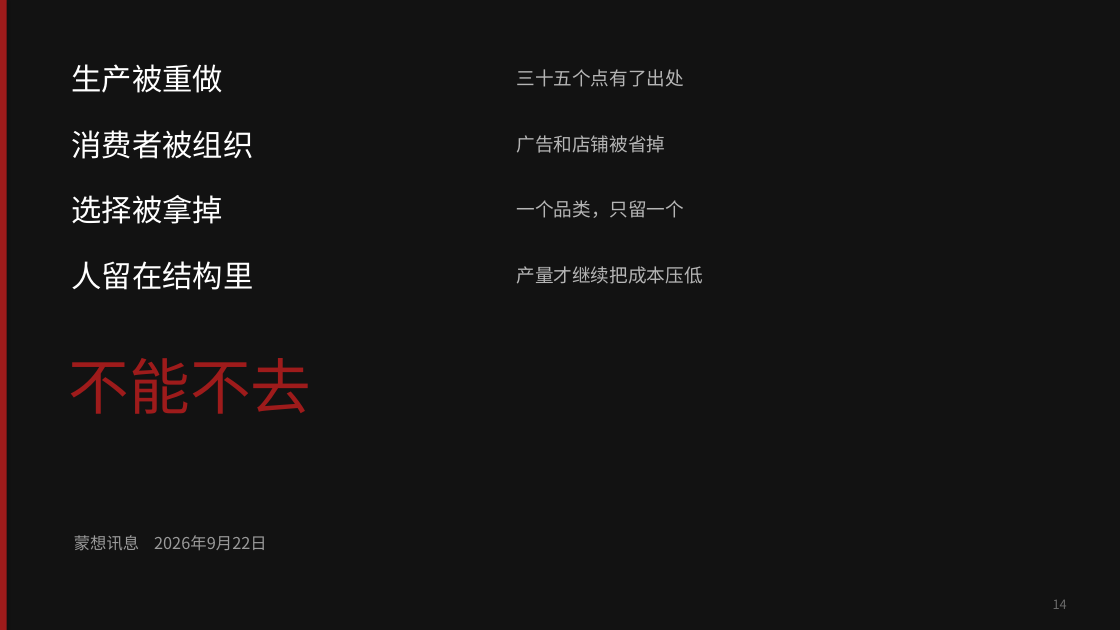
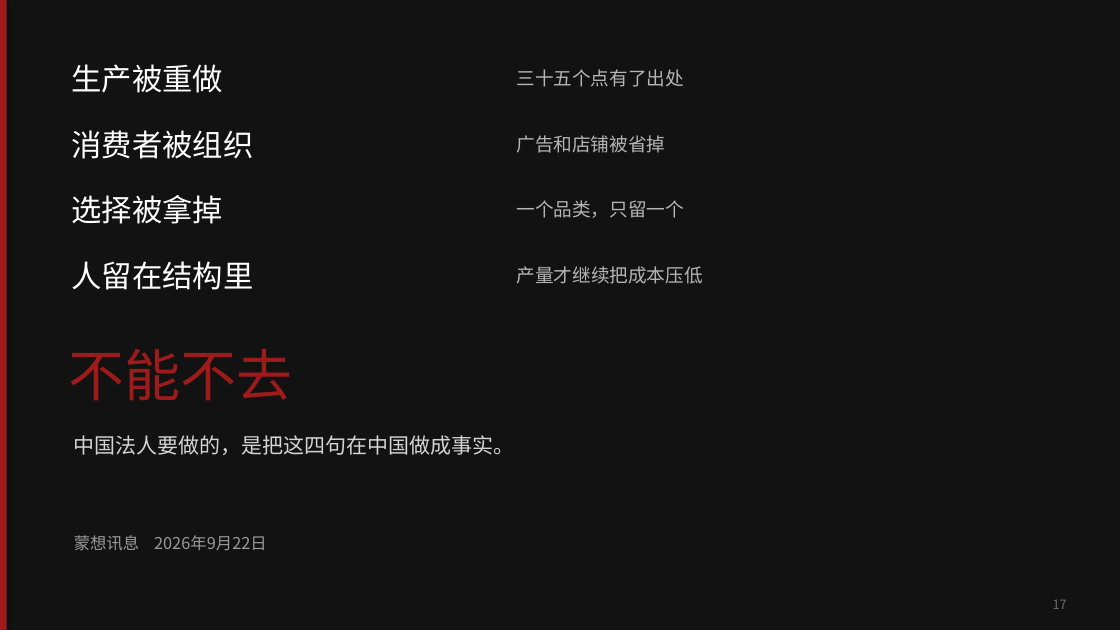
Before and after one commit to headshot9999/xiaoyi, a slide deck: slide 17 of 艾多美何以成为100兆韩元企业.pptx (slide 14 before the commit). Drawn at 1120x630 pixels with LibreOffice and Linux fonts; fonts in the diff are those of the drawing. Boxes give left, top, right and bottom in pixels: in the first picture for what was removed or moved away, otherwise in the second. Text is boxed around its words. In the diff, an @@ line names an element or a change of style, - is before the commit and + after.

```diff
--- a/艾多美何以成为100兆韩元企业.pptx
+++ b/艾多美何以成为100兆韩元企业.pptx
@@ text "不能不去": place and size @@
-text "不能不去" at box(69, 358, 311, 414)
+text "不能不去" at box(69, 349, 293, 401)
@@ text "不能不去" at box(69, 349, 293, 401): size 52 to 48 pt @@
@@ text added at box(74, 435, 515, 455), 18 pt, text #D4D4D4 @@
+中国法人要做的，是把这四句在中国做成事实。
@@ text at box(1053, 600, 1067, 609): text changed @@
-14
+17
```
Also in this commit, not shown: 1 other slide changed, 3 slides added, 3 other files.
